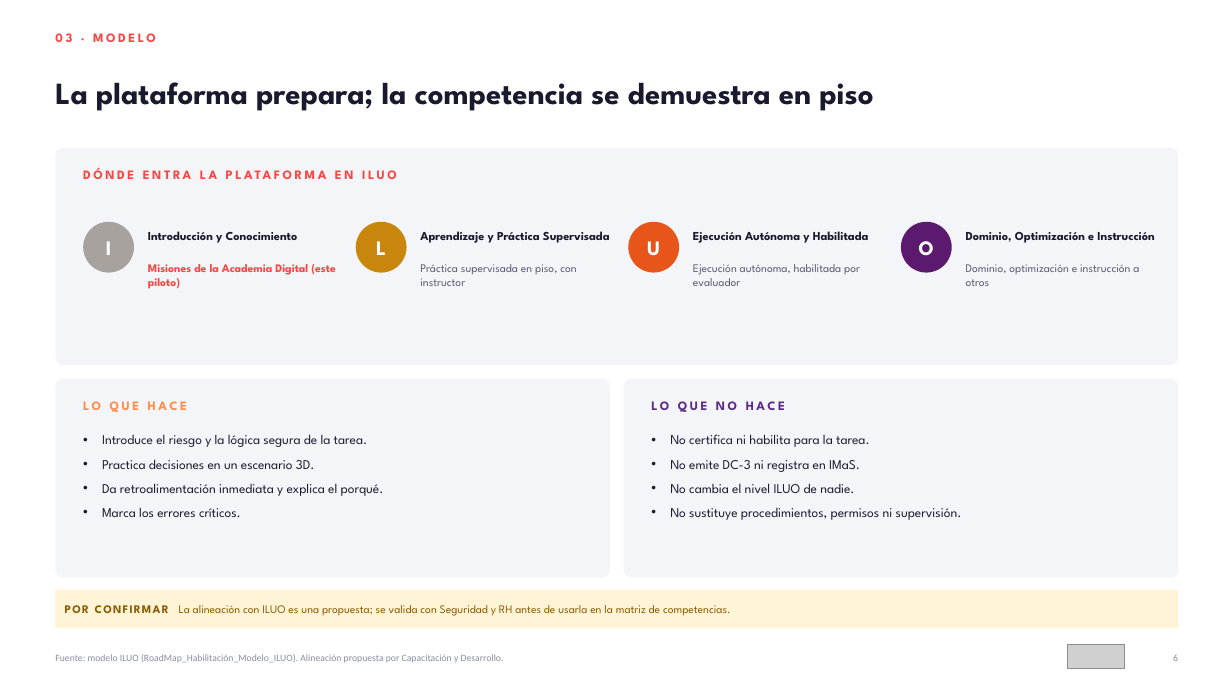
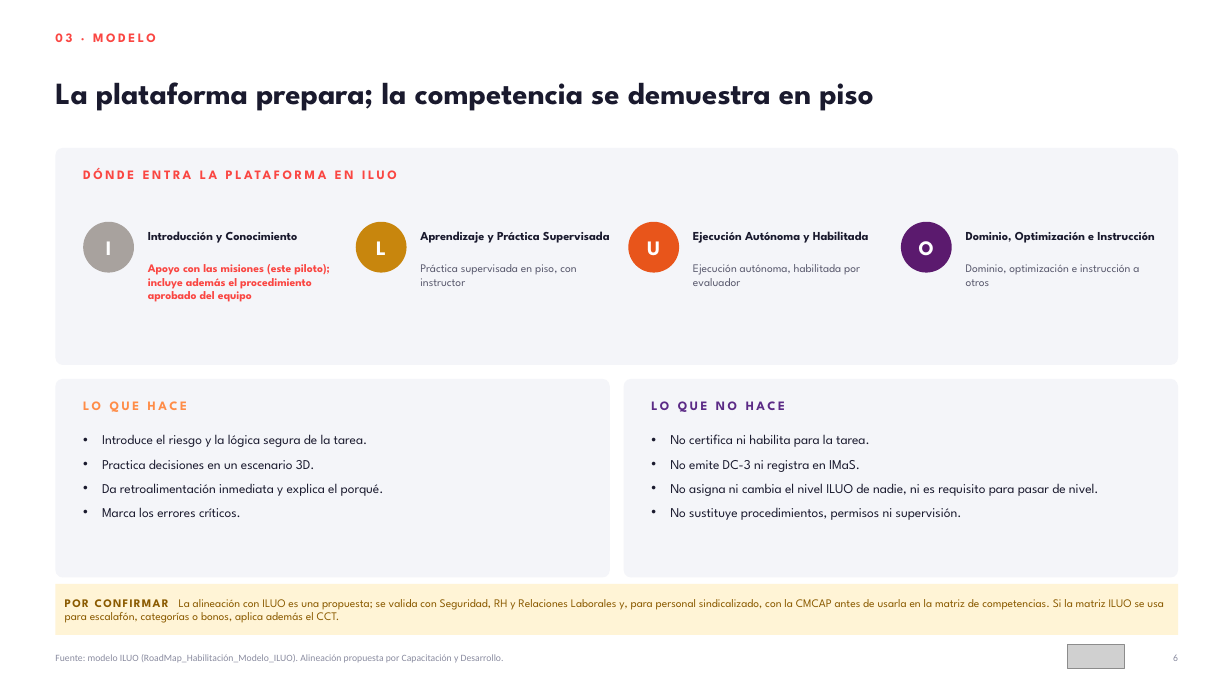
Before and after one commit to diegocardonaguzman03-maker/HR, a slide deck: slide 6 of entregables/2026-10-08-presentacion-comite/Academia_Digital_Capacitacion_por_Misiones_AMMX.pptx. Drawn at 1232x693 pixels with LibreOffice and Linux fonts; fonts in the diff are those of the drawing; grey boxes stand for pictures. Boxes give left, top, right and bottom in pixels: in the first picture for what was removed or moved away, otherwise in the second. Text is boxed around its words. In the diff, an @@ line names an element or a change of style, - is before the commit and + after.

```diff
--- a/entregables/2026-10-08-presentacion-comite/Academia_Digital_Capacitacion_por_Misiones_AMMX.pptx
+++ b/entregables/2026-10-08-presentacion-comite/Academia_Digital_Capacitacion_por_Misiones_AMMX.pptx
@@ text at [148, 264, 330, 302]: text changed @@
-Misiones de la Academia Digital (este piloto)
+Apoyo con las misiones (este piloto); incluye además el procedimiento aprobado del equipo
@@ text at [670, 483, 1099, 496]: text changed @@
-• No cambia el nivel ILUO de nadie.
+• No asigna ni cambia el nivel ILUO de nadie, ni es requisito para pasar de nivel.
@@ rectangle: place and size @@
-rectangle at [55, 590, 1178, 628]
+rectangle at [55, 584, 1178, 635]
@@ text at [65, 599, 1164, 623]: text changed @@
-POR CONFIRMAR La alineación con ILUO es una propuesta; se valida con Seguridad y RH antes de usarla en la matriz de competencias.
+POR CONFIRMAR La alineación con ILUO es una propuesta; se valida con Seguridad, RH y Relaciones Laborales y, para personal sindicalizado, con la CMCAP antes de usarla en la matriz de competencias. Si la matriz ILUO se usa para escalafón, categorías o bonos, aplica además el CCT.
```
Also in this commit, not shown: 6 other slides changed, 1 other file.
